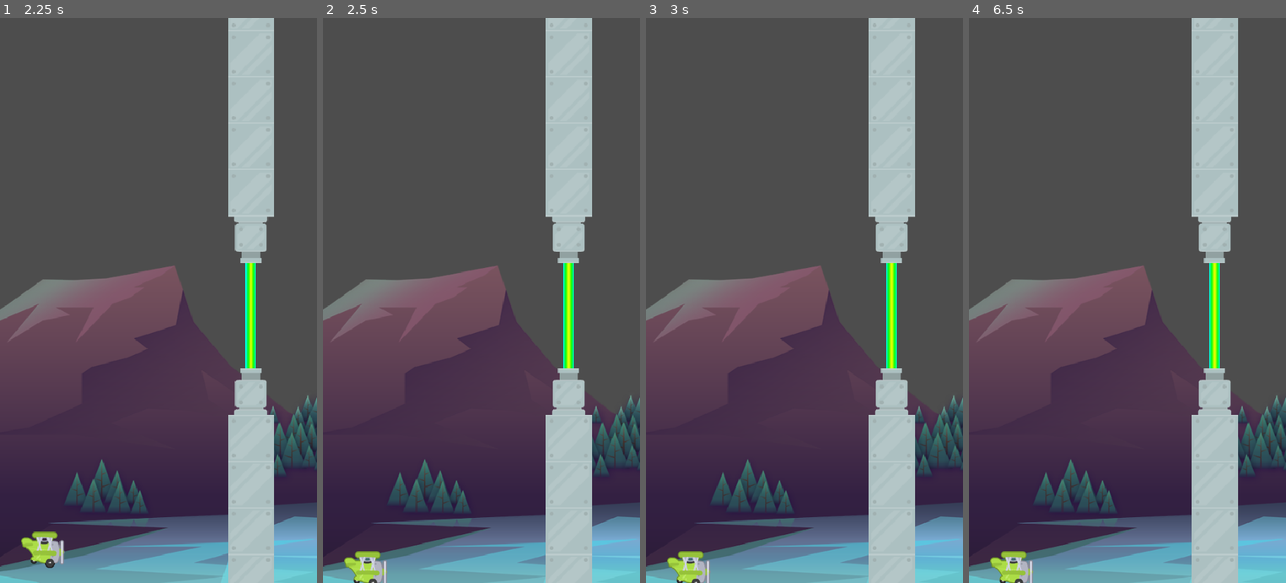
Above: before the commit, frames 1-4 (left to right).
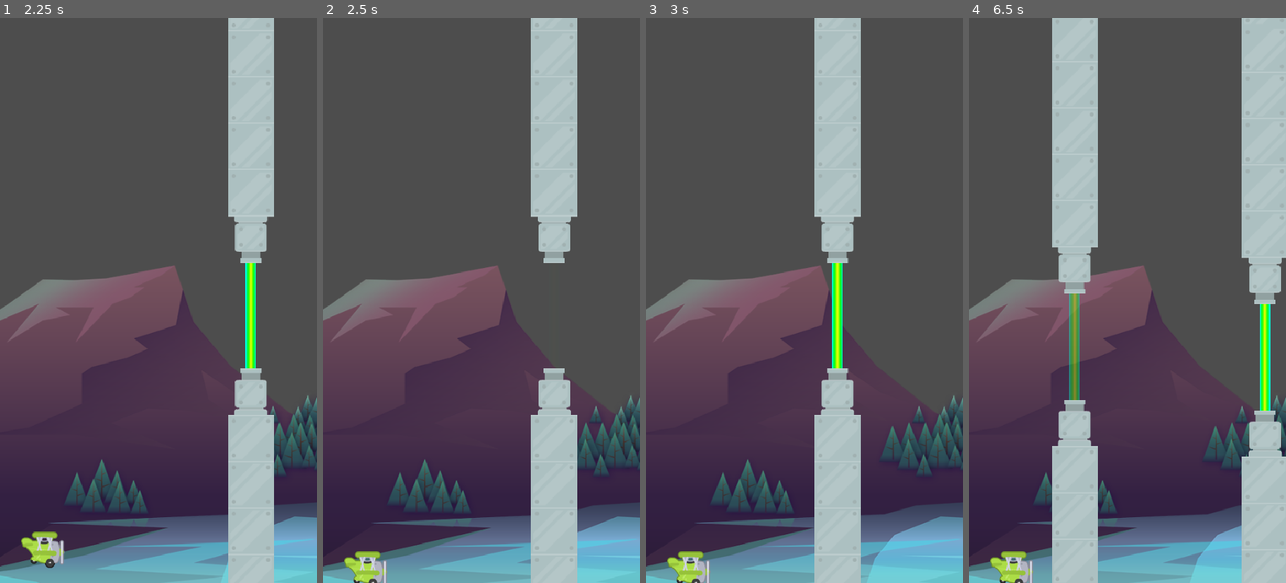
Above: after the commit, the same moments.

Repository: ankit-suman-07/FLAPPY_BIRD
Game: Godot game, scene res://scenes/game.tscn
Same seed, same stepped clock (60 frames per second), same inputs: the game is played once before the commit and once after it.
Inputs:
- Up to frame 1 (2.25 s): tap Space (jump) at 0.77, 1.52 s
- Up to frame 2 (2.5 s): no input
- Up to frame 3 (3 s): no input
- Up to frame 4 (6.5 s): tap Space (jump) at 3.02, 3.77, 4.52, 6.02 s

Frame 1 is identical in both runs. In frame 2, 8.2% of the frame differs, in the area x 65-85%, y 0-100%; in frame 3, 23%; in frame 4, 34%, in the area x 26-100%, y 0-100%.

Commit message:
Press escape to exit

Diff:
--- a/project.godot
+++ b/project.godot
@@ -32,6 +32,11 @@
 "events": [Object(InputEventKey,"resource_local_to_scene":false,"resource_name":"","device":-1,"window_id":0,"alt_press …(191 unchanged characters)…
 ]
 }
+exit={
+"deadzone": 0.2,
+"events": [Object(InputEventKey,"resource_local_to_scene":false,"resource_name":"","device":-1,"window_id":0,"alt_pressed":false,"shift_pressed":false,"ctrl_pressed":false,"meta_pressed":false,"pressed":false,"keycode":0,"physical_keycode":4194305,"key_label":0,"unicode":0,"location":0,"echo":false,"script":null)
+]
+}
 
 [rendering]
 
--- a/scripts/game.gd
+++ b/scripts/game.gd
@@ -1,6 +1,7 @@
 extends Node2D
 
 const PIPES = preload("uid://cp2brgy51xf6q")
+var MAIN = load("uid://cm621q6roibev")
 
 
 @onready var pipes_holder: Node = $pipesHolder
@@ -29,4 +30,9 @@
 
 
 func _on_plane__on_plane_died() -> void:
-	get_tree().paused = true
+	#get_tree().paused = true
+	pass
+
+func _unhandled_input(event: InputEvent) -> void:
+	if event.is_action_pressed("exit"):
+		get_tree().change_scene_to_packed(MAIN)
